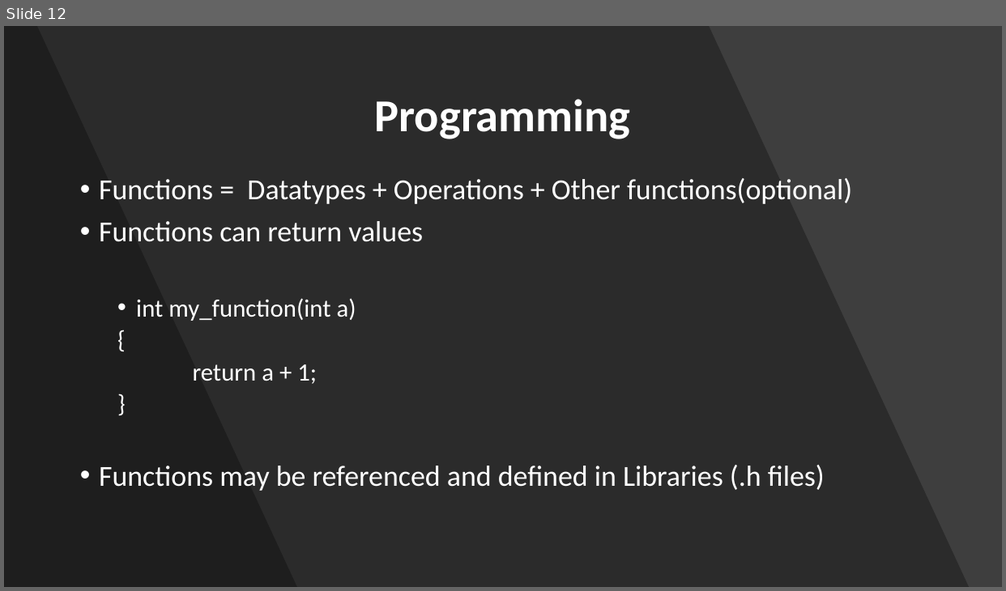
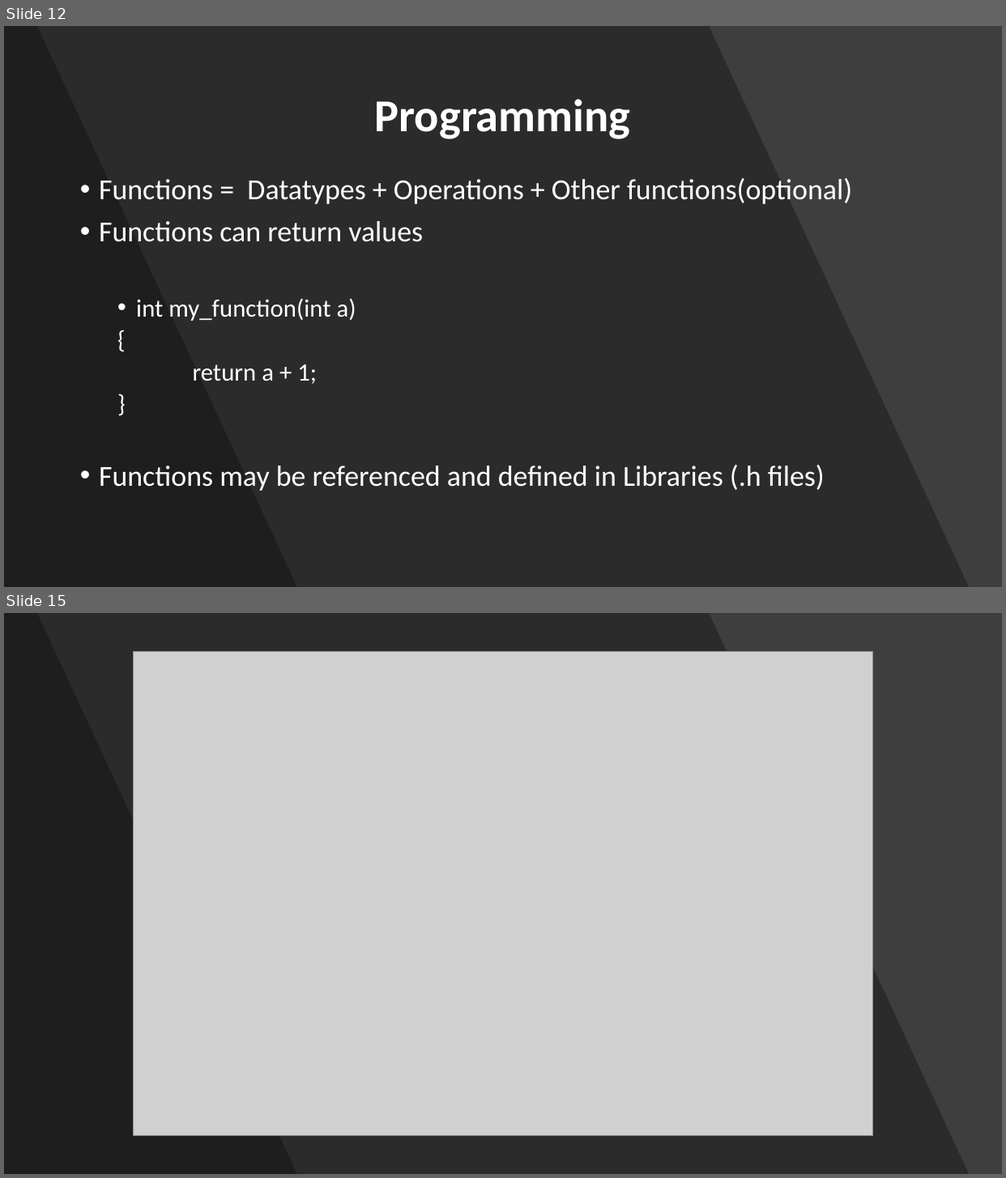
Before and after one commit to nico7/IoT-St-Pete, a slide deck: Meeting #1 Intro to Arduino/stpeteiot - meeting #1.pptx. Shown one above the other, each under a label of ours: slide 12 before the commit, slides 12 and 15 after it; the slides between them are not shown. The pictures are 1006x591 and 1006x1178 pixels, drawn with LibreOffice and Linux fonts; fonts in the diff are those of the drawing; grey boxes stand for pictures. Boxes give left, top, right and bottom in pixels: in the first picture for what was removed or moved away, otherwise in the second. Text is boxed around its words. In the diff, an @@ line names an element or a change of style, - is before the commit and + after.

```diff
--- a/Meeting #1 Intro to Arduino/stpeteiot - meeting #1.pptx
+++ b/Meeting #1 Intro to Arduino/stpeteiot - meeting #1.pptx
@@ slide 15 added at [4,613,1002,1174], background #454545 @@
@@ rectangle added at [4,613,1002,1174], fill #000000 at 9% opacity @@
@@ freeform shape added at [4,613,969,1174], fill #000000 at 30% opacity @@
@@ freeform shape added at [4,613,297,1174], fill #000000 at 30% opacity @@
@@ picture added at [133,651,873,1136] @@
```
Also in this commit, not shown: 1 slide changed, 2 other slides added.
